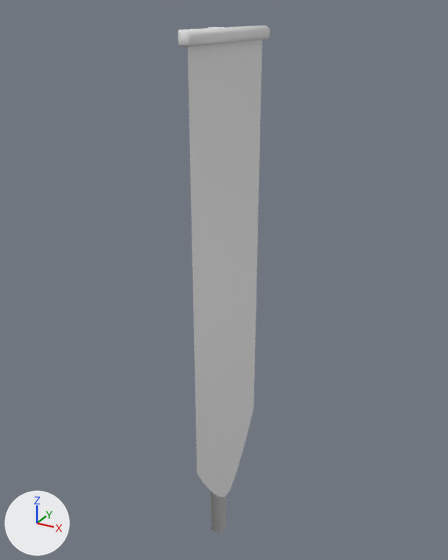
The Blender file Vrij_II/Assets/06_Models/DM_Banner.blend as it was, and as the next commit left it.
Camera for both pictures: a 50 mm camera at (2.99, -5.29, 6.17) aimed at (-0.01, 0.18, 3.43). The axes (+X, +Y, +Z) are drawn at lower left. The lights are the same throughout.

Before the edit, the objects in view are built like this:
```python
me_plane = bpy.data.meshes.new('Plane')
me_plane.from_pydata(...)  # 254 vertices, 227 faces; spans x -0.07..0.19, y -0.76..0.76, z 0.0..6.0
ob_banner = bpy.data.objects.new('Banner', me_plane)
ob_banner.location = (0.0, 0.0, 0.0)
```
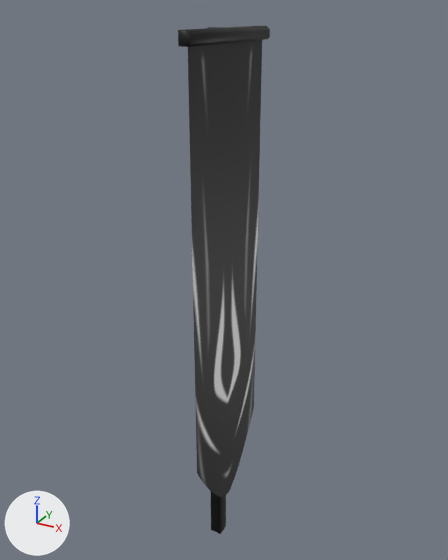
Edits to the scene script, one JSON object a line:
```json
{"op": "add", "block": "img_t_banner", "code": ["img_t_banner = load_image('T_Banner', '../05_Textures/T_Banner.png', 2048, 2048, 'sRGB')"]}
{"op": "add", "block": "mat_material_001", "code": ["mat_material_001 = principled_material('Material.001')", "mat_material_001.texture = img_t_banner"]}
{"block": "me_plane", "where": "me_plane.from_pydata(...)  # 254 vertices, 227 faces; spans x -0.07..0.19, y -0.76..0.76, z 0.0..6.0"}
{"op": "add", "block": "me_plane", "code": "me_plane.materials.append(mat_material_001)  # picture img_t_banner"}
```

Location of each change, [x1, y1, x2, y2] in pixels of the pictures (448 x 560 px):
```json
{"object": "Banner", "change": "recoloured", "before": [178, 26, 270, 534], "after": [178, 26, 270, 534], "on screen": "grey to black"}
```
